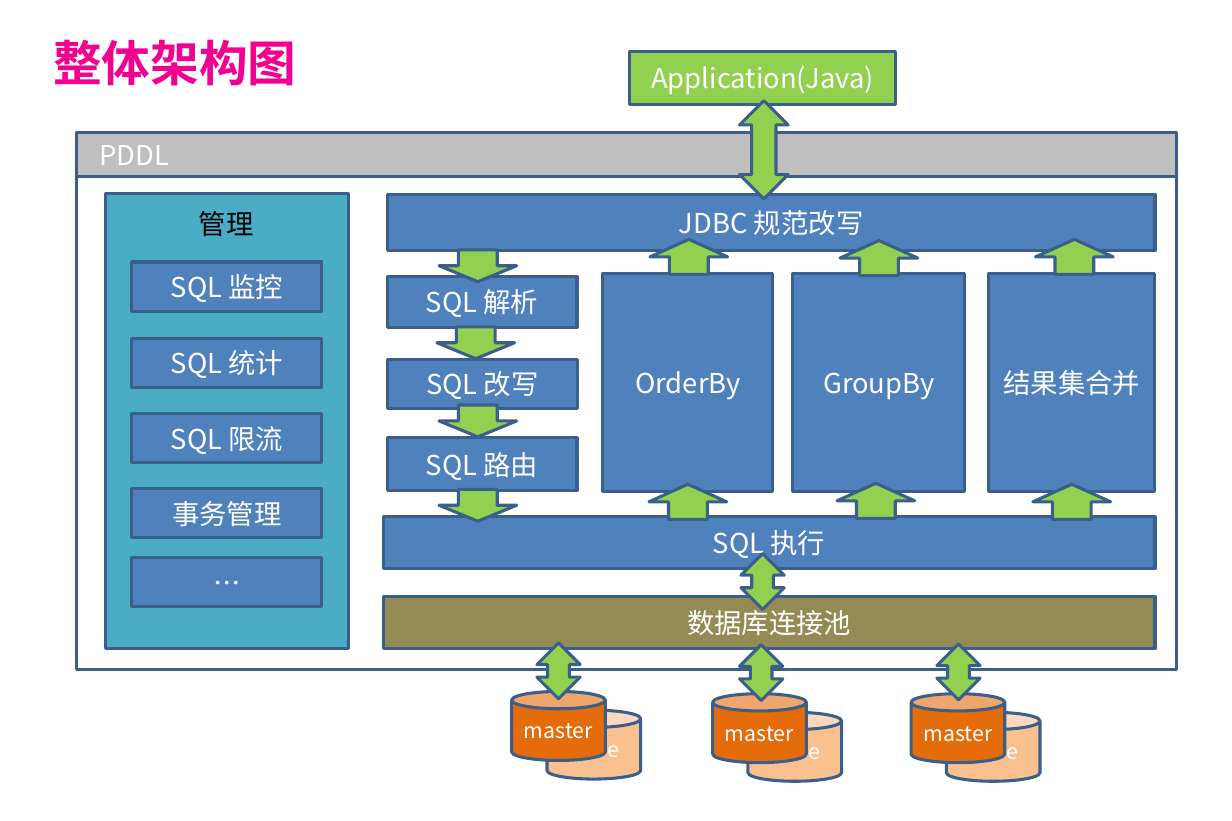
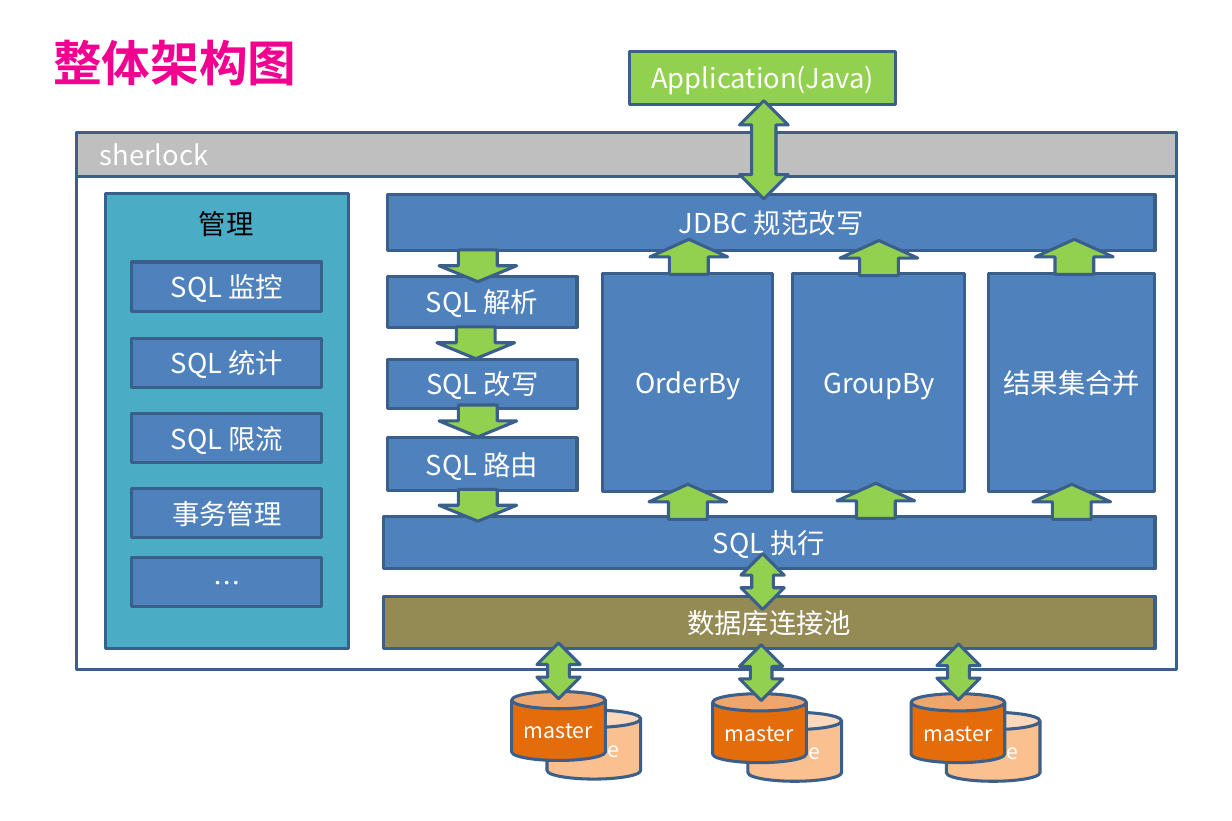
Before and after one commit to balancebeam/sherlock, a slide deck: slide 9 of sherlock-doc/数据路由介绍.pptx. Drawn at 1232x821 pixels with LibreOffice and Linux fonts; fonts in the diff are those of the drawing; background and template pictures are left out. Boxes give left, top, right and bottom in pixels: in the first picture for what was removed or moved away, otherwise in the second. Text is boxed around its words. In the diff, an @@ line names an element or a change of style, - is before the commit and + after.

```diff
--- a/sherlock-doc/数据路由介绍.pptx
+++ b/sherlock-doc/数据路由介绍.pptx
@@ text in rectangle at (x1=100, y1=143, x2=209, y2=165): text changed @@
-PDDL
+sherlock
```
Also in this commit, not shown: 9 other slides changed, 1 other file.
